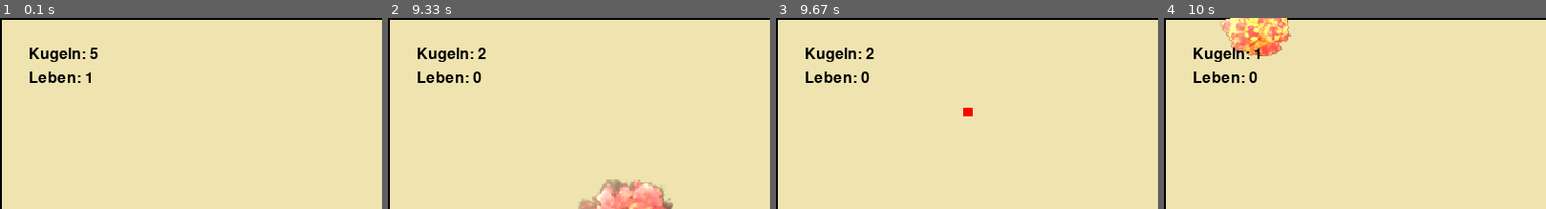
Above: before the commit, frames 1-4 (left to right).
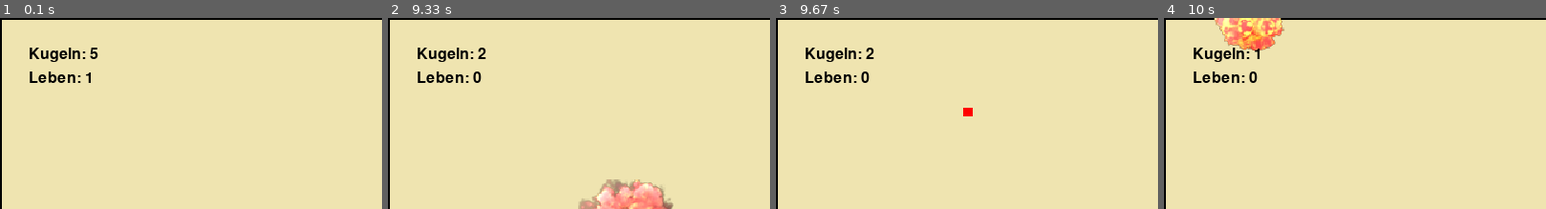
Above: after the commit, the same moments.

Repository: Keksfabrik-glitch/Panzerkiste
Game: pygame game, started from panzer.py
Two runs of this game, one before a commit and one after it. Both use one fixed random seed, a clock stepped at 60 frames per second and the inputs below.
Inputs (mouse positions are % of the whole screen's width and height, from its top left):
- Up to frame 1 (0.1 s): no input
- Up to frame 2 (9.33 s): click "Leben: 1" at 0.38 s; hold D 0.67-1.13 s; move the mouse to (82, 47) at 0.7 s; hold W 1.17-1.47 s; move the mouse to (26, 51) at 1.2 s; hold D 1.5-1.97 s; move the mouse to (19, 35) at 1.53 s; hold A 2-2.53 s; move the mouse to (65, 15) at 2.03 s; hold S 2.57-2.87 s; move the mouse to (62, 59) at 2.6 s; hold A 2.9-3.3 s; move the mouse to (52, 16) at 2.93 s; hold W 3.33-3.7 s; move the mouse to (14, 47) at 3.37 s; hold D 3.73-4.37 s; move the mouse to (51, 60) at 3.77 s; hold S 4.4-4.77 s; move the mouse to (47, 33) at 4.43 s; hold A 4.8-5.27 s; move the mouse to (76, 66) at 4.83 s; tap Space at 5.3 s; hold D 5.63-6.1 s; move the mouse to (76, 41) at 5.67 s; hold W 6.13-6.43 s; move the mouse to (12, 28) at 6.17 s; hold D 6.47-6.93 s; move the mouse to (86, 42) at 6.5 s; hold A 6.97-7.5 s; move the mouse to (71, 32) at 7 s; hold S 7.53-7.83 s; move the mouse to (85, 70) at 7.57 s; hold A 7.87-8.27 s; move the mouse to (20, 16) at 7.9 s; hold W 8.3-8.67 s; move the mouse to (54, 46) at 8.33 s; click (21, 44) at 8.75 s; hold D from 9.03 s (still down); click (28, 32) at 9.12 s
- Up to frame 3 (9.67 s): keep holding D
- Up to frame 4 (10 s): release D at 9.67 s; hold S from 9.7 s (still down); click (35, 79) at 9.78 s
The pictures show only the part of the screen within x 0-50%, y 0-50%; the shares and areas given below are measured in that part.

Frames 1-3 are identical in both runs. In frame 4, 2.7% of the frame differs, in the area x 13-34%, y 0-20%.

Commit message:
Kugeln verbessert 3.0

Diff:
--- a/panzer.py
+++ b/panzer.py
@@ -254,8 +254,12 @@
                         explosions_gruppe.add(Explosion(self.rect.centerx, self.rect.centery))
             return  # Wurde Wand getroffen, nicht weiter bewegen
 
-        if not screen.get_rect().contains(neue_rect):
-            explosions_gruppe.add(Explosion(self.rect.centerx, self.rect.centery))
+        puffer = 20
+        erweiterter_bereich = pygame.Rect(
+            -puffer, -puffer,
+            WIDTH + 2 * puffer, HEIGHT + 2 * puffer
+        )
+        if not erweiterter_bereich.collidepoint(neue_rect.center):
             self.kill()
             return
 
